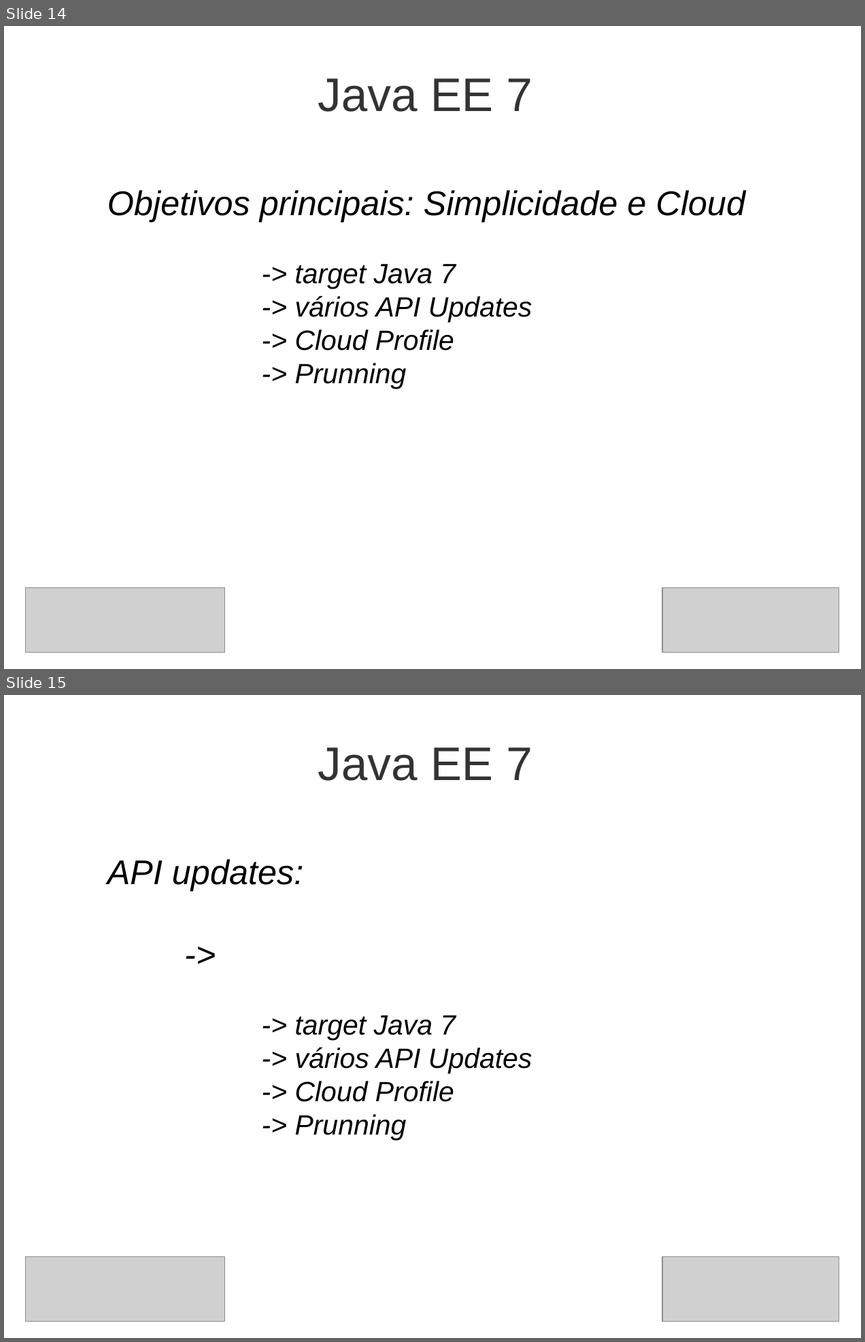
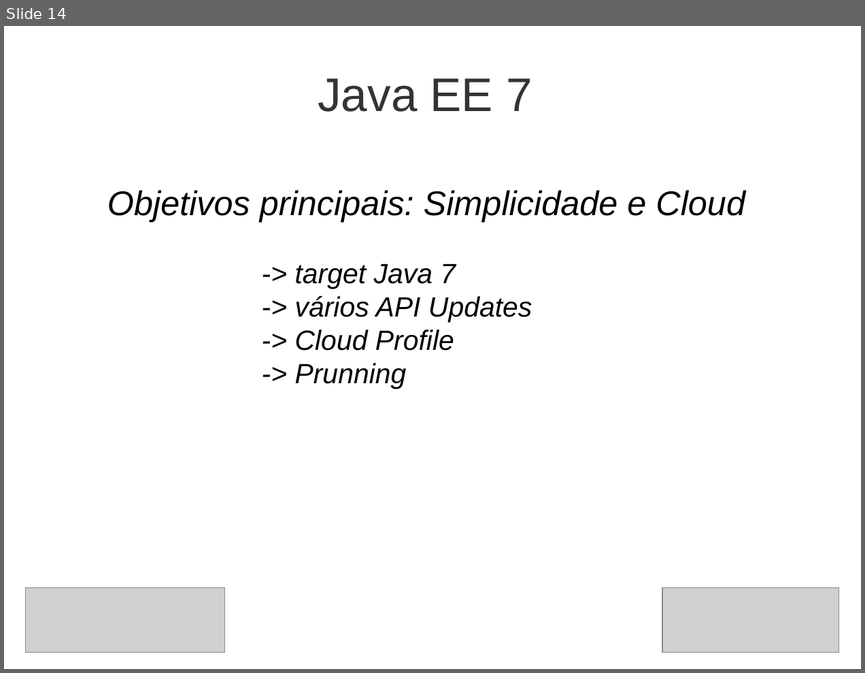
Before and after one commit to steppat/caelumday, a slide deck: caelumday2011.odp. Shown one above the other, each under a label of ours: slides 14 and 15 before the commit, slide 14 after it. The pictures are 865x1342 and 865x673 pixels, drawn with LibreOffice and Linux fonts; fonts in the diff are those of the drawing; grey boxes stand for pictures; background and template pictures are left out. Boxes give left, top, right and bottom in pixels: in the first picture for what was removed or moved away, otherwise in the second. Text is boxed around its words. In the diff, an @@ line names an element or a change of style, - is before the commit and + after.

```diff
--- a/caelumday2011.odp
+++ b/caelumday2011.odp
@@ slide 15 removed at box(4, 695, 861, 1338), background picture (left out) @@
@@ title removed at box(317, 747, 532, 781) @@
-Java EE 7
@@ text removed at box(107, 859, 532, 1140) @@
-API updates:
-->
--> target Java 7
--> vários API Updates
--> Cloud Profile
--> Prunning
@@ picture removed at box(26, 1257, 225, 1321) @@
@@ picture removed at box(663, 1257, 839, 1321) @@
```
Also in this commit, not shown: 3 slides added, 1 other file.
